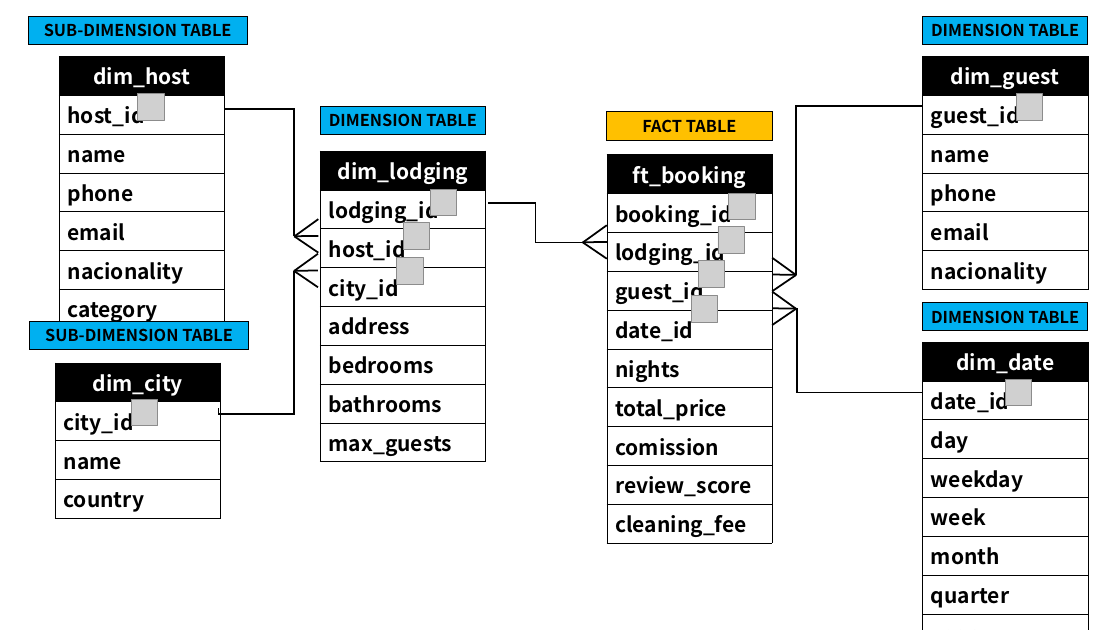
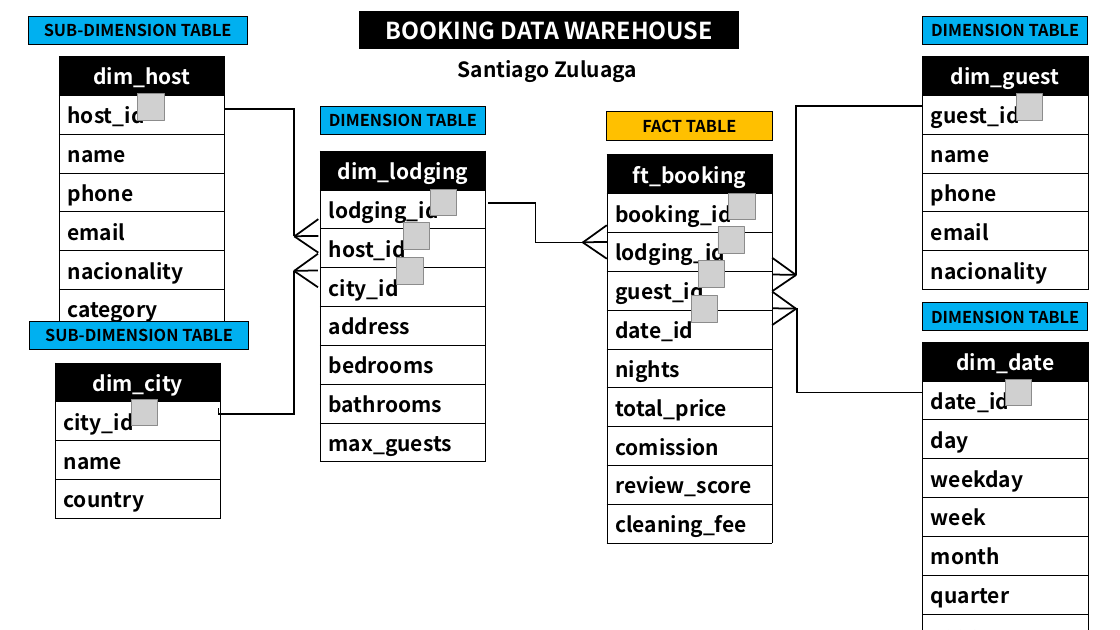
Before and after one commit to santiagozuluagaa/data-warehouse-booking, a slide deck: slide 1 of snowflake_schema.pptx. Drawn at 1120x630 pixels with LibreOffice and Linux fonts; fonts in the diff are those of the drawing; grey boxes stand for pictures. Boxes give left, top, right and bottom in pixels: in the first picture for what was removed or moved away, otherwise in the second. Text is boxed around its words. In the diff, an @@ line names an element or a change of style, - is before the commit and + after.

```diff
--- a/snowflake_schema.pptx
+++ b/snowflake_schema.pptx
@@ rectangle added at (x1=360, y1=12, x2=739, y2=49), fill #000000, outline #000000 0.75 pt, 20 pt, text #FFFFFF, bold @@
+BOOKING DATA WAREHOUSE
@@ text added at (x1=458, y1=60, x2=637, y2=82), 18 pt, text #000000, bold @@
+Santiago Zuluaga
```
Also in this commit, not shown: 1 other file.
